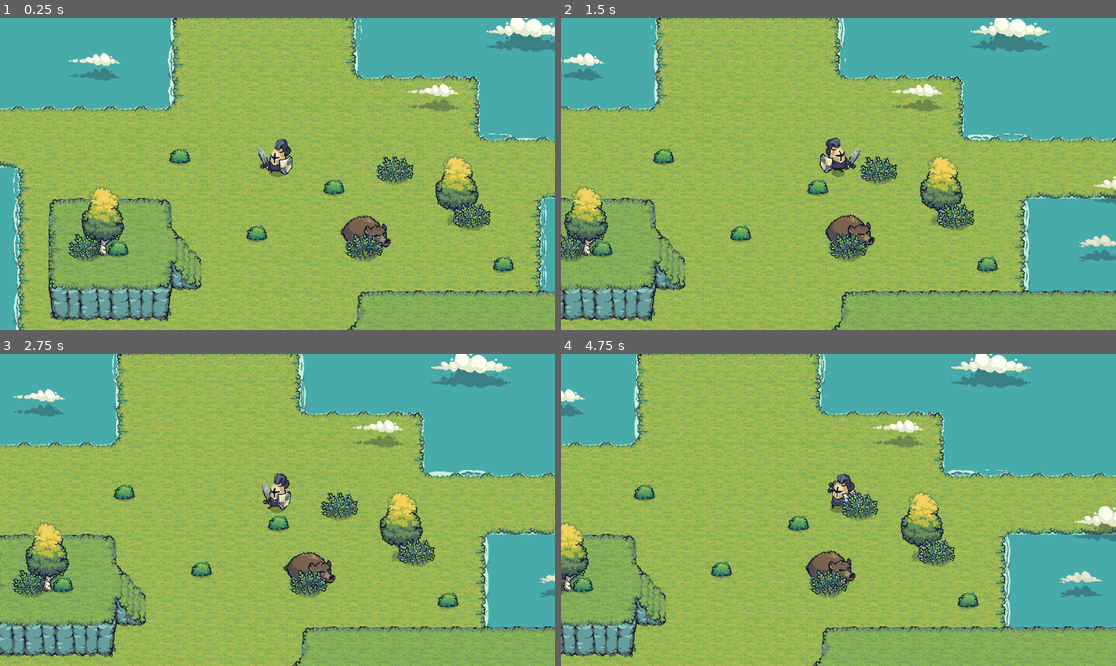
Above: before the commit, frames 1-4 (two rows, left to right).
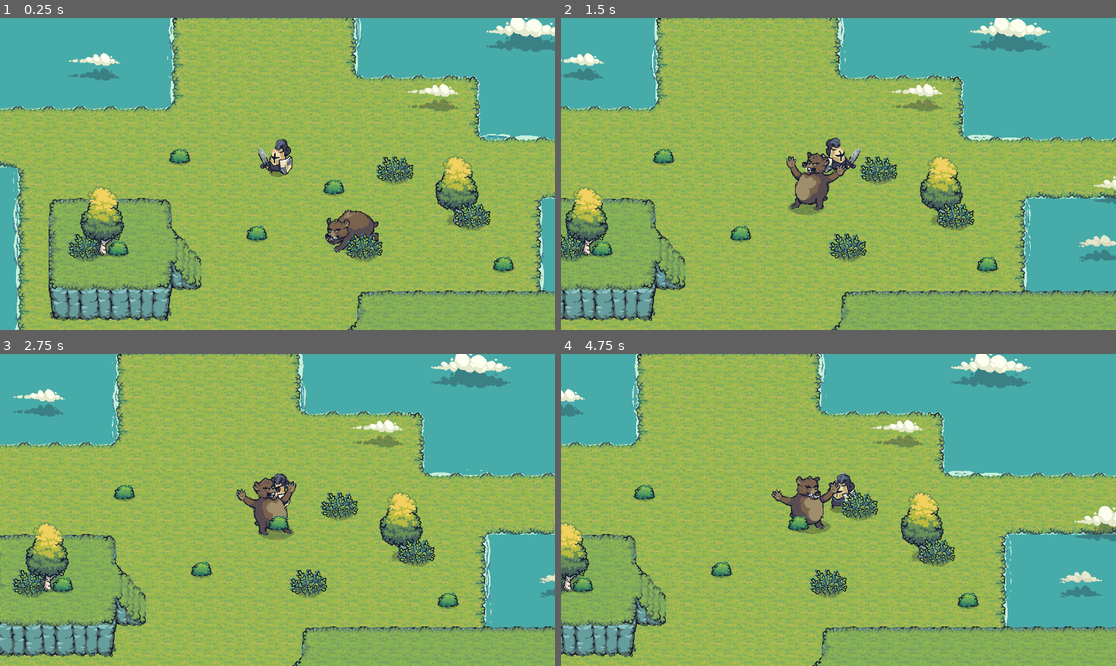
Above: after the commit, the same moments.

Repository: alexraju01/tiny-legends-godot
Game: Godot game, scene res://scenes/game.tscn
Two runs of this game, one before a commit and one after it. Both use one fixed random seed, a clock stepped at 60 frames per second and the inputs below.
Inputs:
- Up to frame 1 (0.25 s): no input
- Up to frame 2 (1.5 s): tap Enter (ui_accept) at 0.5, 0.77, 0.8, 1.07, 1.35 s; hold Right (Right) from 0.53 s (still down); tap Space (Attack) at 0.6 s
- Up to frame 3 (2.75 s): tap Enter (ui_accept) at 1.52, 1.82, 2.3 s; tap Space (Attack) at 1.55, 2.1 s; release Right (Right) at 2.03 s; hold Left (Left) from 2.03 s (still down)
- Up to frame 4 (4.75 s): release Left (Left) at 2.78 s; hold Right (Right) 2.78-4.28 s; tap B (Block) at 2.85 s; tap Enter (ui_accept) at 3.02, 3.32, 3.77, 3.8, 4.07, 4.35, 4.52 s; tap Space (Attack) at 3.05, 3.6, 4.55 s; hold Left (Left) from 4.28 s (still down)

The runs differ from the first frame. In frame 1, 1.7% of the frame differs, in the area x 2-99%, y 0-100%; in frame 2, 2.5%, in the area x 0-85%, y 0-88%; in frame 3, 2.2%; in frame 4, 2.2%.

Commit message:
Added death scene to player and enemy, now player takes damage and dies in game

Diff:
--- a/project.godot
+++ b/project.godot
@@ -14,6 +14,10 @@
 run/main_scene="uid://crrdad6b4twr2"
 config/features=PackedStringArray("4.6", "Forward Plus")
 config/icon="res://icon.svg"
+
+[global_group]
+
+player=""
 
 [input]
 
--- /dev/null
+++ b/scenes/death.gd
@@ -0,0 +1,15 @@
+extends Node2D
+
+
+# Called when the node enters the scene tree for the first time.
+func _ready() -> void:
+	$AnimatedSprite2D.play("Death")
+
+
+# Called every frame. 'delta' is the elapsed time since the previous frame.
+func _process(delta: float) -> void:
+	pass
+
+
+func _on_animated_sprite_2d_animation_finished() -> void:
+	queue_free()
--- /dev/null
+++ b/scenes/death.tscn
@@ -0,0 +1,79 @@
+[gd_scene format=3 uid="uid://y8vhvx6bc5jn"]
+
+[ext_resource type="Texture2D" uid="uid://cluabm8yibpkr" path="res://assets/Particle FX/Dust_01.png" id="1_0hhgj"]
+[ext_resource type="Script" uid="uid://c46c3ldh2x2cc" path="res://scenes/death.gd" id="1_w8wr1"]
+
+[sub_resource type="AtlasTexture" id="AtlasTexture_w8wr1"]
+atlas = ExtResource("1_0hhgj")
+region = Rect2(0, 0, 64, 64)
+
+[sub_resource type="AtlasTexture" id="AtlasTexture_tjai8"]
+atlas = ExtResource("1_0hhgj")
+region = Rect2(64, 0, 64, 64)
+
+[sub_resource type="AtlasTexture" id="AtlasTexture_q1r8t"]
+atlas = ExtResource("1_0hhgj")
+region = Rect2(128, 0, 64, 64)
+
+[sub_resource type="AtlasTexture" id="AtlasTexture_6up1m"]
+atlas = ExtResource("1_0hhgj")
+region = Rect2(192, 0, 64, 64)
+
+[sub_resource type="AtlasTexture" id="AtlasTexture_w0no0"]
+atlas = ExtResource("1_0hhgj")
+region = Rect2(256, 0, 64, 64)
+
+[sub_resource type="AtlasTexture" id="AtlasTexture_7205l"]
+atlas = ExtResource("1_0hhgj")
+region = Rect2(320, 0, 64, 64)
+
+[sub_resource type="AtlasTexture" id="AtlasTexture_2m3wi"]
+atlas = ExtResource("1_0hhgj")
+region = Rect2(384, 0, 64, 64)
+
+[sub_resource type="AtlasTexture" id="AtlasTexture_3l7jp"]
+atlas = ExtResource("1_0hhgj")
+region = Rect2(448, 0, 64, 64)
+
+[sub_resource type="SpriteFrames" id="SpriteFrames_shhaa"]
+animations = [{
+"frames": [{
+"duration": 1.0,
+"texture": SubResource("AtlasTexture_w8wr1")
+}, {
+"duration": 1.0,
+"texture": SubResource("AtlasTexture_tjai8")
+}, {
+"duration": 1.0,
+"texture": SubResource("AtlasTexture_q1r8t")
+}, {
+"duration": 1.0,
+"texture": SubResource("AtlasTexture_6up1m")
+}, {
+"duration": 1.0,
+"texture": SubResource("AtlasTexture_w0no0")
+}, {
+"duration": 1.0,
+"texture": SubResource("AtlasTexture_7205l")
+}, {
+"duration": 1.0,
+"texture": SubResource("AtlasTexture_2m3wi")
+}, {
+"duration": 1.0,
+"texture": SubResource("AtlasTexture_3l7jp")
+}],
+"loop": false,
+"name": &"Death",
+"speed": 10.0
+}]
+
+[node name="Death" type="Node2D" unique_id=726988042]
+script = ExtResource("1_w8wr1")
+
+[node name="AnimatedSprite2D" type="AnimatedSprite2D" parent="." unique_id=955973943]
+sprite_frames = SubResource("SpriteFrames_shhaa")
+animation = &"Death"
+frame = 7
+frame_progress = 1.0
+
+[connection signal="animation_finished" from="AnimatedSprite2D" to="." method="_on_animated_sprite_2d_animation_finished"]
--- a/scenes/entities/enemies/enemies.gd
+++ b/scenes/entities/enemies/enemies.gd
@@ -1,34 +1,38 @@
 extends CharacterBody2D
+
+enum State{
+	IDLE,
+	CHASE,
+	RETURN,
+	ATTACK,
+	DEAD,
+}
+
 
 
 @export_category("Stats")
+@export var speed: int = 120
+@export var attack_damage: int = 10
+@export var attack_speed: float = 1.0
 @export var hitpoints: int = 20
+@export var aggro_range: float = 256
+@export var attack_range: float = 80
+@export_category("Related Scenes")
+@export var death_packed:PackedScene
+
+
+var state: State = State.IDLE
+@onready var spawn_point: Vector2 = global_position
+#@onready var animation_tree: AnimationTree = $AnimationTree
+# Remove the old animation_tree and animation_playback lines
+@onready var sprite: AnimatedSprite2D = $AnimatedSprite2D
+@onready var player: CharacterBody2D = get_tree().get_first_node_in_group("player")
+#@onready var animation_playback: AnimationNodeStateMachinePlayback = $AnimationTree["parameters/playback"]
+
 
 const SPEED = 300.0
 var is_dead: bool = false
 #const JUMP_VELOCITY = -400.0
-
-
-#func _physics_process(delta: float) -> void:
-	## Add the gravity.
-	#if not is_on_floor():
-		#velocity += get_gravity() * delta
-#
-	## Handle jump.
-	#if Input.is_action_just_pressed("ui_accept") and is_on_floor():
-		#velocity.y = JUMP_VELOCITY
-#
-	## Get the input direction and handle the movement/deceleration.
-	## As good practice, you should replace UI actions with custom gameplay actions.
-	#var direction := Input.get_axis("ui_left", "ui_right")
-	#if direction:
-		#velocity.x = direction * SPEED
-	#else:
-		#velocity.x = move_toward(velocity.x, 0, SPEED)
-
-	#move_and_slide()
-
-
 
 
 
@@ -39,6 +43,11 @@
 	if hitpoints <= 0:
 		death()
 
+func death() -> void:
+	var death_scene: Node2D = death_packed.instantiate()
+	death_scene.position = global_position + Vector2(0.0, -32.0)
+	%Effects.add_child(death_scene)
+	queue_free()
 
 
 # Called when the node enters the scene tree for the first time.
@@ -46,22 +55,93 @@
 	pass # Replace with function body.
 
 
-# Called every frame. 'delta' is the elapsed time since the previous frame.
-func _process(delta: float) -> void:
-	pass
+func _physics_process(_delta: float) -> void:
+	if state == State.DEAD:
+		return
 
-func death() -> void:
-	is_dead = true
+	if state == State.ATTACK:
+		return
 
-	# 1. Disable the physical body (stops bumping into the player)
-	$CollisionShape2D.set_deferred("disabled", true)
+	if distance_to_player() <= attack_range:
+		state = State.ATTACK
+		attack()
+	elif distance_to_player() <= aggro_range:
+		state = State.CHASE
+		move()
+	elif global_position.distance_to(spawn_point) > 32:
+		state = State.RETURN
+		move()
+	elif state != State.IDLE:
+		state = State.IDLE
+		update_animation()
 
-	# 2. Disable the damage-taking area (stops the 'ghost' hits)
-	# Replace "HurtBox" with the actual name of your Area2D node
-	if has_node("HurtBox"):
-		$HurtBox/CollisionShape2D.set_deferred("disabled", true)
 
-	$AnimatedSprite2D.play("Death")
+func distance_to_player() -> float:
+	# is_instance_valid checks if the player node still exists in memory
+	if is_instance_valid(player):
+		return global_position.distance_to(player.global_position)
+	else:
+		return 10000.0 # Return a large number so the enemy thinks player is far away
+func update_animation():
+	match state:
+		State.IDLE:
+			sprite.play("Idle")
+		State.CHASE, State.RETURN:
+			sprite.play("Running")
+		State.ATTACK:
+			sprite.play("Attack")
 
-	await $AnimatedSprite2D.animation_finished
-	queue_free()
+func move():
+	var target_pos = player.global_position if state == State.CHASE else spawn_point
+	var direction = (target_pos - global_position).normalized()
+
+	velocity = direction * speed
+	move_and_slide()
+
+	# Flip sprite to face movement direction
+	if velocity.x != 0:
+		sprite.flip_h = velocity.x < 0
+
+	update_animation()
+
+func attack() -> void:
+	var player_pos: Vector2 = player.global_position
+	var attack_dir: Vector2 = (player_pos - global_position).normalized()
+
+	if attack_dir.x != 0:
+		sprite.flip_h = attack_dir.x < 0
+
+	state = State.ATTACK
+
+	# ✅ Use AnimationPlayer so the HitBox tracks actually move
+	$AnimationPlayer.play("Attack")
+
+	# Wait for the animation to finish instead of a generic timer
+	await $AnimationPlayer.animation_finished
+
+	if state != State.DEAD:
+		state = State.IDLE
+		update_animation()
+
+
+# Connect this signal from the Enemy's HitBox Area2D
+#func _on_hit_box_area_entered(area: Area2D) -> void:
+	##if area.owner and area.owner.has_method("player_take_damage"):
+	#
+		#area.owner.take_damage(attack_damage)
+		#print("Enemy dealt ", attack_damage, " damage to Player")
+
+func _on_hit_box_area_entered(area: Area2D) -> void:
+	var victim = area.owner
+
+	# 1. Check if victim exists
+	# 2. Check if victim is player
+	# 3. CRITICAL: Check if the player is already dead!
+	if victim and victim.is_in_group("player"):
+		if victim.is_dead:
+			print("Enemy ignores dead player.")
+			return
+
+		if victim.has_method("take_damage"):
+			victim.take_damage(attack_damage)
+			print("Enemy dealt ", attack_damage, " damage to Player")
--- a/scenes/entities/enemies/enemies.tscn
+++ b/scenes/entities/enemies/enemies.tscn
@@ -2,6 +2,7 @@
 
 [ext_resource type="Script" uid="uid://i163unhue01m" path="res://scenes/entities/enemies/enemies.gd" id="1_tfdsr"]
 [ext_resource type="Texture2D" uid="uid://dodmi6a2qp540" path="res://assets/enemies/enemeny-character/Bear/Bear_Attack.png" id="1_vxpoh"]
+[ext_resource type="PackedScene" uid="uid://y8vhvx6bc5jn" path="res://scenes/death.tscn" id="2_1a2le"]
 [ext_resource type="Texture2D" uid="uid://bmbeu0jfdtxuq" path="res://assets/enemies/enemeny-character/Bear/Bear_Idle.png" id="2_tfdsr"]
 [ext_resource type="Texture2D" uid="uid://cluabm8yibpkr" path="res://assets/Particle FX/Dust_01.png" id="3_1a2le"]
 [ext_resource type="Texture2D" uid="uid://6xyyvjsjqm06" path="res://assets/enemies/enemeny-character/Bear/Bear_Run.png" id="3_ni0ed"]
@@ -42,38 +43,6 @@
 atlas = ExtResource("1_vxpoh")
 region = Rect2(2048, 0, 256, 256)
 
-[sub_resource type="AtlasTexture" id="AtlasTexture_28t8s"]
-atlas = ExtResource("3_1a2le")
-region = Rect2(0, 0, 64, 64)
-
-[sub_resource type="AtlasTexture" id="AtlasTexture_p07l7"]
-atlas = ExtResource("3_1a2le")
-region = Rect2(64, 0, 64, 64)
-
-[sub_resource type="AtlasTexture" id="AtlasTexture_4godt"]
-atlas = ExtResource("3_1a2le")
-region = Rect2(128, 0, 64, 64)
-
-[sub_resource type="AtlasTexture" id="AtlasTexture_ork3p"]
-atlas = ExtResource("3_1a2le")
-region = Rect2(192, 0, 64, 64)
-
-[sub_resource type="AtlasTexture" id="AtlasTexture_ygnaq"]
-atlas = ExtResource("3_1a2le")
-region = Rect2(256, 0, 64, 64)
-
-[sub_resource type="AtlasTexture" id="AtlasTexture_wpwkb"]
-atlas = ExtResource("3_1a2le")
-region = Rect2(320, 0, 64, 64)
-
-[sub_resource type="AtlasTexture" id="AtlasTexture_skh0a"]
-atlas = ExtResource("3_1a2le")
-region = Rect2(384, 0, 64, 64)
-
-[sub_resource type="AtlasTexture" id="AtlasTexture_5ywio"]
-atlas = ExtResource("3_1a2le")
-region = Rect2(448, 0, 64, 64)
-
 [sub_resource type="AtlasTexture" id="AtlasTexture_4nbb3"]
 atlas = ExtResource("2_tfdsr")
 region = Rect2(0, 0, 256, 256)
@@ -125,6 +94,38 @@
 [sub_resource type="AtlasTexture" id="AtlasTexture_2uw2l"]
 atlas = ExtResource("3_ni0ed")
 region = Rect2(1024, 0, 256, 256)
+
+[sub_resource type="AtlasTexture" id="AtlasTexture_28t8s"]
+atlas = ExtResource("3_1a2le")
+region = Rect2(0, 0, 64, 64)
+
+[sub_resource type="AtlasTexture" id="AtlasTexture_p07l7"]
+atlas = ExtResource("3_1a2le")
+region = Rect2(64, 0, 64, 64)
+
+[sub_resource type="AtlasTexture" id="AtlasTexture_4godt"]
+atlas = ExtResource("3_1a2le")
+region = Rect2(128, 0, 64, 64)
+
+[sub_resource type="AtlasTexture" id="AtlasTexture_ork3p"]
+atlas = ExtResource("3_1a2le")
+region = Rect2(192, 0, 64, 64)
+
+[sub_resource type="AtlasTexture" id="AtlasTexture_ygnaq"]
+atlas = ExtResource("3_1a2le")
+region = Rect2(256, 0, 64, 64)
+
+[sub_resource type="AtlasTexture" id="AtlasTexture_wpwkb"]
+atlas = ExtResource("3_1a2le")
+region = Rect2(320, 0, 64, 64)
+
+[sub_resource type="AtlasTexture" id="AtlasTexture_skh0a"]
+atlas = ExtResource("3_1a2le")
+region = Rect2(384, 0, 64, 64)
+
+[sub_resource type="AtlasTexture" id="AtlasTexture_5ywio"]
+atlas = ExtResource("3_1a2le")
+region = Rect2(448, 0, 64, 64)
 
 [sub_resource type="SpriteFrames" id="SpriteFrames_28t8s"]
 animations = [{
@@ -162,35 +163,6 @@
 }, {
 "frames": [{
 "duration": 1.0,
-"texture": SubResource("AtlasTexture_28t8s")
-}, {
-"duration": 1.0,
-"texture": SubResource("AtlasTexture_p07l7")
-}, {
-"duration": 1.0,
-"texture": SubResource("AtlasTexture_4godt")
-}, {
-"duration": 1.0,
-"texture": SubResource("AtlasTexture_ork3p")
-}, {
-"duration": 1.0,
-"texture": SubResource("AtlasTexture_ygnaq")
-}, {
-"duration": 1.0,
-"texture": SubResource("AtlasTexture_wpwkb")
-}, {
-"duration": 1.0,
-"texture": SubResource("AtlasTexture_skh0a")
-}, {
-"duration": 1.0,
-"texture": SubResource("AtlasTexture_5ywio")
-}],
-"loop": false,
-"name": &"Death",
-"speed": 10.0
-}, {
-"frames": [{
-"duration": 1.0,
 "texture": SubResource("AtlasTexture_4nbb3")
 }, {
 "duration": 1.0,
@@ -237,26 +209,221 @@
 "loop": false,
 "name": &"Running",
 "speed": 10.0
+}, {
+"frames": [{
+"duration": 1.0,
+"texture": SubResource("AtlasTexture_28t8s")
+}, {
+"duration": 1.0,
+"texture": SubResource("AtlasTexture_p07l7")
+}, {
+"duration": 1.0,
+"texture": SubResource("AtlasTexture_4godt")
+}, {
+"duration": 1.0,
+"texture": SubResource("AtlasTexture_ork3p")
+}, {
+"duration": 1.0,
+"texture": SubResource("AtlasTexture_ygnaq")
+}, {
+"duration": 1.0,
+"texture": SubResource("AtlasTexture_wpwkb")
+}, {
+"duration": 1.0,
+"texture": SubResource("AtlasTexture_skh0a")
+}, {
+"duration": 1.0,
+"texture": SubResource("AtlasTexture_5ywio")
+}],
+"loop": false,
+"name": &"death_temp",
+"speed": 10.0
 }]
 
 [sub_resource type="CircleShape2D" id="CircleShape2D_3vyb7"]
 radius = 16.0
 
+[sub_resource type="Animation" id="Animation_ni0ed"]
+resource_name = "Attack"
+length = 0.9
+step = 0.1
+tracks/0/type = "value"
+tracks/0/imported = false
+tracks/0/enabled = true
+tracks/0/path = NodePath("AnimatedSprite2D:frame")
+tracks/0/interp = 1
+tracks/0/loop_wrap = true
+tracks/0/keys = {
+"times": PackedFloat32Array(0, 0.1, 0.2, 0.3, 0.4008677, 0.5001652, 0.6, 0.7, 0.8),
+"transitions": PackedFloat32Array(1, 1, 1, 1, 1, 1, 1, 1, 1),
+"update": 1,
+"values": [0, 1, 2, 3, 4, 5, 6, 7, 8]
+}
+tracks/1/type = "value"
+tracks/1/imported = false
+tracks/1/enabled = true
+tracks/1/path = NodePath("HitBox:monitoring")
+tracks/1/interp = 1
+tracks/1/loop_wrap = true
+tracks/1/keys = {
+"times": PackedFloat32Array(0.6, 0.8),
+"transitions": PackedFloat32Array(1, 1),
+"update": 1,
+"values": [false, true]
+}
+tracks/2/type = "value"
+tracks/2/imported = false
+tracks/2/enabled = true
+tracks/2/path = NodePath("HitBox:position")
+tracks/2/interp = 1
+tracks/2/loop_wrap = true
+tracks/2/keys = {
+"times": PackedFloat32Array(0, 0.3260881, 0.5982368, 0.6987602, 0.8005095),
+"transitions": PackedFloat32Array(1, 1, 1, 1, 1),
+"update": 0,
+"values": [Vector2(22, -29), Vector2(22, -29), Vector2(22, -29), Vector2(22, -29), Vector2(22, -29)]
+}
+tracks/3/type = "value"
+tracks/3/imported = false
+tracks/3/enabled = true
+tracks/3/path = NodePath("HitBox:rotation")
+tracks/3/interp = 1
+tracks/3/loop_wrap = true
+tracks/3/keys = {
+"times": PackedFloat32Array(0, 0.3260881, 0.5982368, 0.6987602, 0.8005095),
+"transitions": PackedFloat32Array(1, 1, 1, 1, 1),
+"update": 0,
+"values": [0.6032934, 0.065597236, 0.065597236, 1.9728687, 1.9728687]
+}
+tracks/4/type = "value"
+tracks/4/imported = false
+tracks/4/enabled = true
+tracks/4/path = NodePath("AnimatedSprite2D:animation")
+tracks/4/interp = 1
+tracks/4/loop_wrap = true
+tracks/4/keys = {
+"times": PackedFloat32Array(0, 0.1, 0.2),
+"transitions": PackedFloat32Array(1, 1, 1),
+"update": 1,
+"values": [&"Attack", &"Attack", &"Attack"]
+}
+tracks/5/type = "value"
+tracks/5/imported = false
+tracks/5/enabled = true
+tracks/5/path = NodePath("AnimatedSprite2D:position")
+tracks/5/interp = 1
+tracks/5/loop_wrap = true
+tracks/5/keys = {
+"times": PackedFloat32Array(0, 0.1, 0.2, 0.3),
+"transitions": PackedFloat32Array(1, 1, 1, 1),
+"update": 0,
+"values": [Vector2(0, -31), Vector2(0, -31), Vector2(0, -31), Vector2(0, -31)]
+}
+tracks/6/type = "value"
+tracks/6/imported = false
+tracks/6/enabled = true
+tracks/6/path = NodePath("AnimatedSprite2D:rotation")
+tracks/6/interp = 1
+tracks/6/loop_wrap = true
+tracks/6/keys = {
+"times": PackedFloat32Array(0, 0.1, 0.2, 0.3),
+"transitions": PackedFloat32Array(1, 1, 1, 1),
+"update": 0,
+"values": [0.0, 0.0, 0.0, 0.0]
+}
+tracks/7/type = "value"
+tracks/7/imported = false
+tracks/7/enabled = false
+tracks/7/path = NodePath("AnimatedSprite2D:flip_h")
+tracks/7/interp = 1
+tracks/7/loop_wrap = true
+tracks/7/keys = {
+"times": PackedFloat32Array(),
+"transitions": PackedFloat32Array(),
+"update": 1,
+"values": []
+}
+
+[sub_resource type="Animation" id="Animation_1a2le"]
+length = 0.001
+tracks/0/type = "value"
+tracks/0/imported = false
+tracks/0/enabled = true
+tracks/0/path = NodePath("AnimatedSprite2D:frame")
+tracks/0/interp = 1
+tracks/0/loop_wrap = true
+tracks/0/keys = {
+"times": PackedFloat32Array(0),
+"transitions": PackedFloat32Array(1),
+"update": 1,
+"values": [4]
+}
+tracks/1/type = "value"
+tracks/1/imported = false
+tracks/1/enabled = true
+tracks/1/path = NodePath("HitBox:position")
+tracks/1/interp = 1
+tracks/1/loop_wrap = true
+tracks/1/keys = {
+"times": PackedFloat32Array(0),
+"transitions": PackedFloat32Array(1),
+"update": 0,
+"values": [Vector2(22, -29)]
+}
+tracks/2/type = "value"
+tracks/2/imported = false
+tracks/2/enabled = true
+tracks/2/path = NodePath("HitBox:rotation")
+tracks/2/interp = 1
+tracks/2/loop_wrap = true
+tracks/2/keys = {
+"times": PackedFloat32Array(0),
+"transitions": PackedFloat32Array(1),
+"update": 0,
+"values": [0.6032934]
+}
+tracks/3/type = "value"
+tracks/3/imported = false
+tracks/3/enabled = true
+tracks/3/path = NodePath("HitBox:monitoring")
+tracks/3/interp = 1
+tracks/3/loop_wrap = true
+tracks/3/keys = {
+"times": PackedFloat32Array(0),
+"transitions": PackedFloat32Array(1),
+"update": 1,
+"values": [false]
+}
+
+[sub_resource type="AnimationLibrary" id="AnimationLibrary_1a2le"]
+_data = {
+&"Attack": SubResource("Animation_ni0ed"),
+&"RESET": SubResource("Animation_1a2le")
+}
+
 [sub_resource type="CircleShape2D" id="CircleShape2D_tfdsr"]
 radius = 30.306684
 
+[sub_resource type="RectangleShape2D" id="RectangleShape2D_ni0ed"]
+size = Vector2(14, 41)
+
 [node name="enemy" type="CharacterBody2D" unique_id=801291984]
 script = ExtResource("1_tfdsr")
+death_packed = ExtResource("2_1a2le")
 
 [node name="AnimatedSprite2D" type="AnimatedSprite2D" parent="." unique_id=334125591]
-position = Vector2(0, -46)
+position = Vector2(0, -31)
 scale = Vector2(0.9, 0.9)
 sprite_frames = SubResource("SpriteFrames_28t8s")
 animation = &"Idle"
 autoplay = "Idle"
+frame = 4
 
 [node name="CollisionShape2D" type="CollisionShape2D" parent="." unique_id=217439876]
 shape = SubResource("CircleShape2D_3vyb7")
+
+[node name="AnimationPlayer" type="AnimationPlayer" parent="." unique_id=525149989]
+libraries/ = SubResource("AnimationLibrary_1a2le")
 
 [node name="Camera2D" type="Camera2D" parent="." unique_id=1184005146]
 
@@ -271,3 +438,19 @@
 position = Vector2(-1.4655327, -46.823875)
 scale = Vector2(1, 1.2830355)
 shape = SubResource("CircleShape2D_tfdsr")
+
+[node name="HitBox" type="Area2D" parent="." unique_id=1020888455]
+position = Vector2(22, -29)
+rotation = 0.6032934
+scale = Vector2(0.6892903, 1.6669825)
+collision_layer = 0
+collision_mask = 32
+input_pickable = false
+monitoring = false
+monitorable = false
+
+[node name="CollisionShape2D" type="CollisionShape2D" parent="HitBox" unique_id=487219957]
+position = Vector2(0, -21)
+shape = SubResource("RectangleShape2D_ni0ed")
+
+[connection signal="area_entered" from="HitBox" to="." method="_on_hit_box_area_entered"]
--- a/scenes/entities/player/player.gd
+++ b/scenes/entities/player/player.gd
@@ -10,12 +10,53 @@
 @export_category("Stats")
 @export var speed: int = 300
 @export var attack_damage: int = 10
+@export var hitpoints: int = 50
+
+@export_category("Related Scenes")
+@export var death_packed:PackedScene
 
 var state: State = State.IDLE
 var facing_direction := 1 # 1 = right, -1 = left
+var is_dead: bool = false
 
 func _physics_process(_delta: float) -> void:
 	movement_loop()
+
+
+func take_damage(damage_taken:int) -> void:
+	if is_dead: return
+
+	print(hitpoints)
+	hitpoints -= damage_taken
+	if hitpoints <= 0:
+		death()
+
+
+func death() -> void:
+	var death_scene: Node2D = death_packed.instantiate()
+	death_scene.position = global_position + Vector2(0.0, -32.0)
+	%Effects.add_child(death_scene)
+	queue_free()
+
+
+
+#func player_take_damage(damage: int) -> void:
+	## If player is blocking, reduce or negate damage
+	#if state == State.BLOCK:
+		#print("Player blocked the attack! 0 damage taken.")
+		#return
+		#
+	#hitpoints -= damage
+	#print("Player took ", damage, " damage! Current HP: ", hitpoints)
+	#print(hitpoints)
+	#if hitpoints <= 0:
+		#player_death()
+
+#func player_death() -> void:
+	#print("Player has died!")
+	## Add death animation or scene reload here
+	#get_tree().reload_current_scene()
+#
 
 func movement_loop() -> void:
 	# 1. ATTACK LOCK
@@ -70,8 +111,11 @@
 			state = State.IDLE
 			$AnimatedSprite2D.play("Idle")
 
+
+
+
 # DAMAGE
 func _on_hit_box_area_entered(area: Area2D) -> void:
-	if area.owner and area.owner.has_method("take_damage"):
+	#if area.owner and area.owner.has_method("take_damage"):
 		area.owner.take_damage(attack_damage)
 		print("+", attack_damage, " damage dealt to ", area.owner.name)
--- a/scenes/entities/player/player.tscn
+++ b/scenes/entities/player/player.tscn
@@ -2,6 +2,7 @@
 
 [ext_resource type="Texture2D" uid="uid://ciseir2l4ts8o" path="res://assets/Units/Black Units/Warrior/Warrior_Idle.png" id="1_1hmtu"]
 [ext_resource type="Script" uid="uid://c23fhdujd6xog" path="res://scenes/entities/player/player.gd" id="1_635qg"]
+[ext_resource type="PackedScene" uid="uid://y8vhvx6bc5jn" path="res://scenes/death.tscn" id="2_8akj5"]
 [ext_resource type="Texture2D" uid="uid://cp883l16odmau" path="res://assets/Units/Black Units/Warrior/Warrior_Attack1.png" id="2_nh4ur"]
 [ext_resource type="Texture2D" uid="uid://dyvjga2v3wcga" path="res://assets/Units/Black Units/Warrior/Warrior_Run.png" id="3_58kc7"]
 [ext_resource type="Texture2D" uid="uid://t7hd52x65e4i" path="res://assets/Units/Black Units/Warrior/Warrior_Guard.png" id="3_bjvvg"]
@@ -508,14 +509,18 @@
 &"RESET": SubResource("Animation_8akj5")
 }
 
+[sub_resource type="CircleShape2D" id="CircleShape2D_bjvvg"]
+radius = 30.306684
+
 [sub_resource type="RectangleShape2D" id="RectangleShape2D_1murt"]
 size = Vector2(14, 41)
 
-[node name="Player" type="CharacterBody2D" unique_id=801291984]
+[node name="Player" type="CharacterBody2D" unique_id=801291984 groups=["player"]]
 position = Vector2(0, -8)
 script = ExtResource("1_635qg")
-
-[node name="AnimatedSprite2D" type="AnimatedSprite2D" parent="." unique_id=334125591]
+death_packed = ExtResource("2_8akj5")
+
+[node name="AnimatedSprite2D" type="AnimatedSprite2D" parent="." unique_id=334125591 groups=["player"]]
 position = Vector2(0, -31)
 scale = Vector2(0.9, 0.9)
 sprite_frames = SubResource("SpriteFrames_y4r1p")
@@ -529,6 +534,18 @@
 
 [node name="AnimationPlayer" type="AnimationPlayer" parent="." unique_id=716296269]
 libraries/ = SubResource("AnimationLibrary_bj7e2")
+
+[node name="HurtBox" type="Area2D" parent="." unique_id=512618693]
+scale = Vector2(1.3646915, 0.9610482)
+collision_layer = 32
+collision_mask = 0
+input_pickable = false
+monitoring = false
+
+[node name="CollisionShape2D" type="CollisionShape2D" parent="HurtBox" unique_id=1441808689]
+position = Vector2(-1.4655327, -46.823875)
+scale = Vector2(1, 1.2830355)
+shape = SubResource("CircleShape2D_bjvvg")
 
 [node name="HitBox" type="Area2D" parent="." unique_id=252231099]
 position = Vector2(22, -29)
@@ -544,4 +561,5 @@
 position = Vector2(0, -21)
 shape = SubResource("RectangleShape2D_1murt")
 
+[connection signal="area_entered" from="HurtBox" to="." method="_on_hurt_box_area_entered"]
 [connection signal="area_entered" from="HitBox" to="." method="_on_hit_box_area_entered"]
--- a/scenes/map.tscn
+++ b/scenes/map.tscn
@@ -433,3 +433,12 @@
 [node name="enemy" parent="." unique_id=1546780324 instance=ExtResource("16_p7tei")]
 y_sort_enabled = true
 position = Vector2(721, 247)
+speed = null
+attack_damage = null
+attack_speed = null
+hitpoints = null
+aggro_range = null
+attack_range = null
+
+[node name="Effects" type="Node2D" parent="." unique_id=998280609]
+unique_name_in_owner = true
Not shown, added: scenes/death.gd.uid
